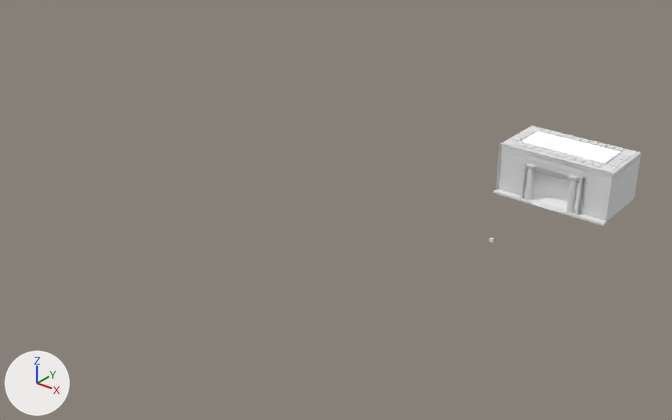
The Blender file src/duveen_gallery_4.blend, before and after one commit.
Rendered twice from a 50 mm lens placed at (225.0, -419.0, 259.0), pointed at (-136.0, 33.0, -22.0). Lighting does not change. The marker at lower left points along +X, +Y and +Z. Objects named as collision shapes, trigger or cutter boxes, shadow casters or lower levels of detail are left out.

In view in the first picture: 'side'.
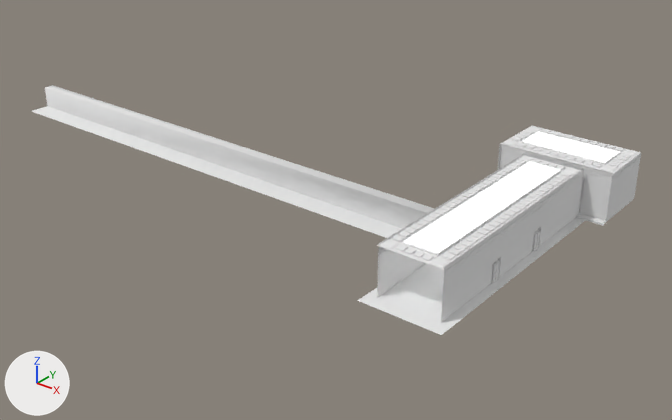
What differs and where, as boxes (x1, y1, x2, y2) in the pictures (672 x 420 px):
'center', shown: after (32, 85, 585, 335)
part 1 of me_duveen_empty_2_026, added: after (32, 85, 435, 238)

The edits, one by one:
me_duveen_empty_2_026 is used by ob_center; location (0.0, 0.0, 0.0); rotation (4.712, 0.0, 0.0), in degrees (270, 0, 0).
me_duveen_empty_2_026 had 2224 vertices, 2088 faces and spanned x -28.0..24.0, y -36.0..-3.0, z -85.0..88.0.
me_duveen_empty_2_026 now has 2240 vertices, 2096 faces, 2 loose edges and spans x -409.0..24.0, y -36.0..-3.0, z -85.0..88.0.
me_duveen_empty_2_026 part 1: 16 vertices added at x -409.0..-23.0, y -19.0..-3.0, z -18.0..17.0.
Object 'center' (ob_center) is now shown.
